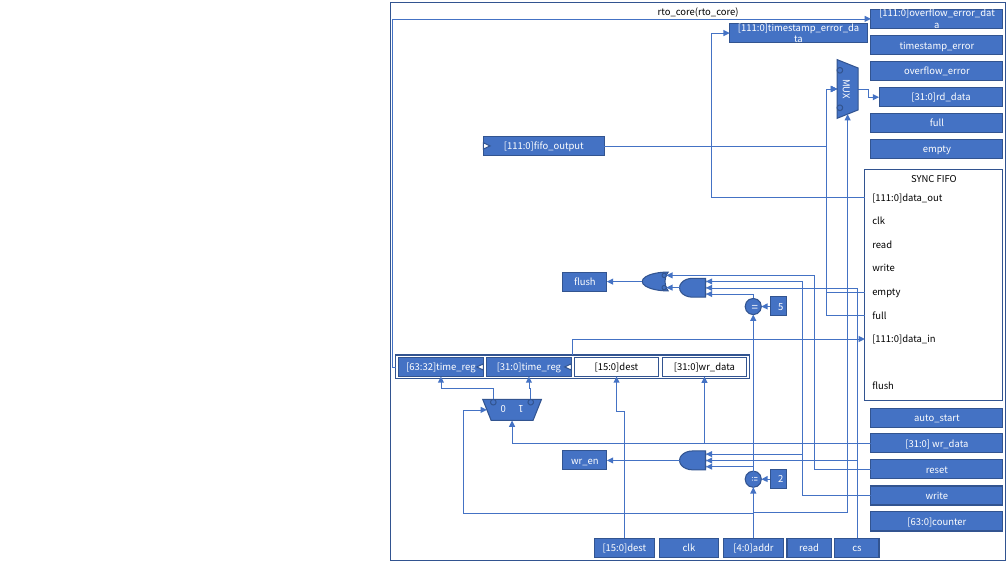
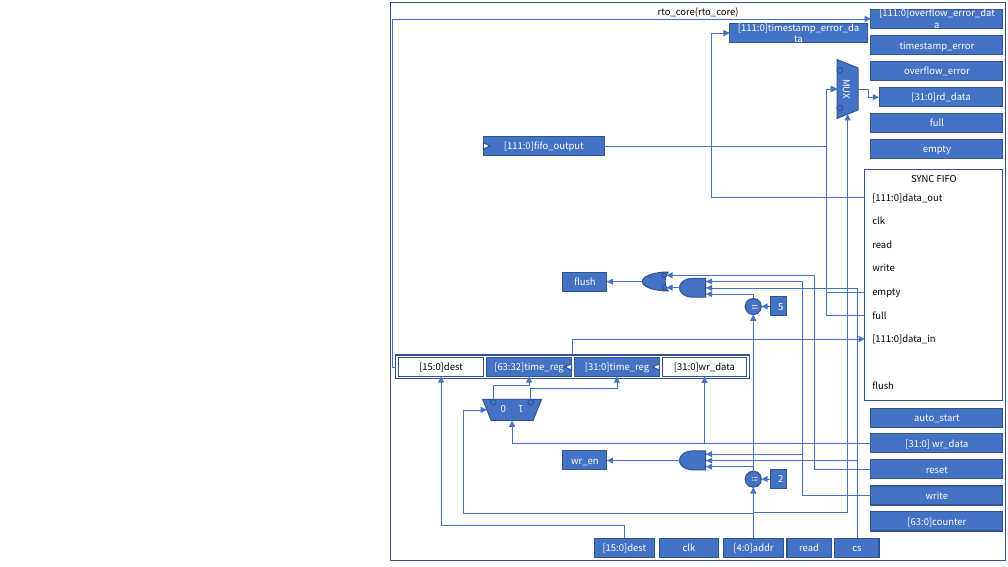
Before and after one commit to snu-quiqcl/AD9910, a slide deck: slide 26 of AD9912_MODULE.pptx. Drawn at 1008x567 pixels with LibreOffice and Linux fonts; fonts in the diff are those of the drawing. Boxes give left, top, right and bottom in pixels: in the first picture for what was removed or moved away, otherwise in the second. Text is boxed around its words. In the diff, an @@ line names an element or a change of style, - is before the commit and + after.

```diff
--- a/AD9912_MODULE.pptx
+++ b/AD9912_MODULE.pptx
@@ rectangle "[15:0]dest": place and size @@
-rectangle "[15:0]dest" at (574, 358, 659, 377)
+rectangle "[15:0]dest" at (399, 358, 483, 377)
@@ rectangle "[63:32]time_reg": place and size @@
-rectangle "[63:32]time_reg" at (399, 358, 483, 377)
+rectangle "[63:32]time_reg" at (487, 358, 572, 377)
@@ rectangle "[31:0]time_reg": place and size @@
-rectangle "[31:0]time_reg" at (486, 358, 571, 377)
+rectangle "[31:0]time_reg" at (575, 358, 659, 377)
@@ elbow arrow moved from (625, 538) - (617, 377) to (625, 538) - (441, 377) @@
@@ elbow arrow moved from (494, 399) - (441, 377) to (494, 399) - (529, 377) @@
@@ elbow arrow moved from (531, 399) - (529, 377) to (531, 399) - (617, 377) @@
@@ triangle: place and size @@
-triangle at (477, 364, 484, 370)
+triangle at (653, 364, 660, 370)
```
Also in this commit, not shown: 1 other slide changed.
